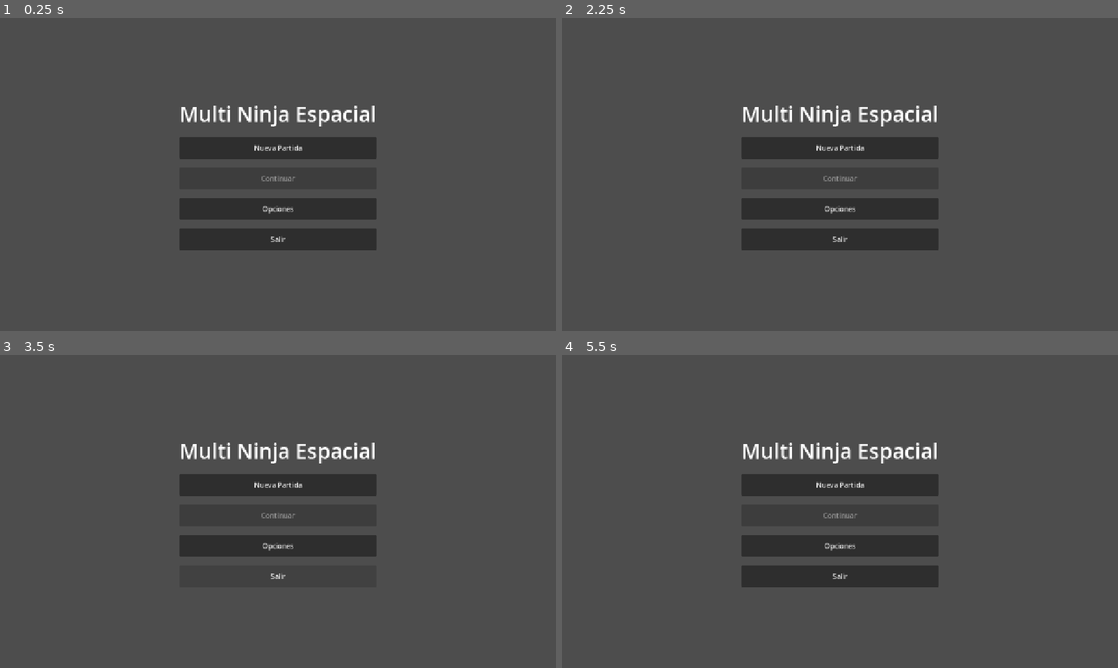
Above: before the commit, frames 1-4 (two rows, left to right).
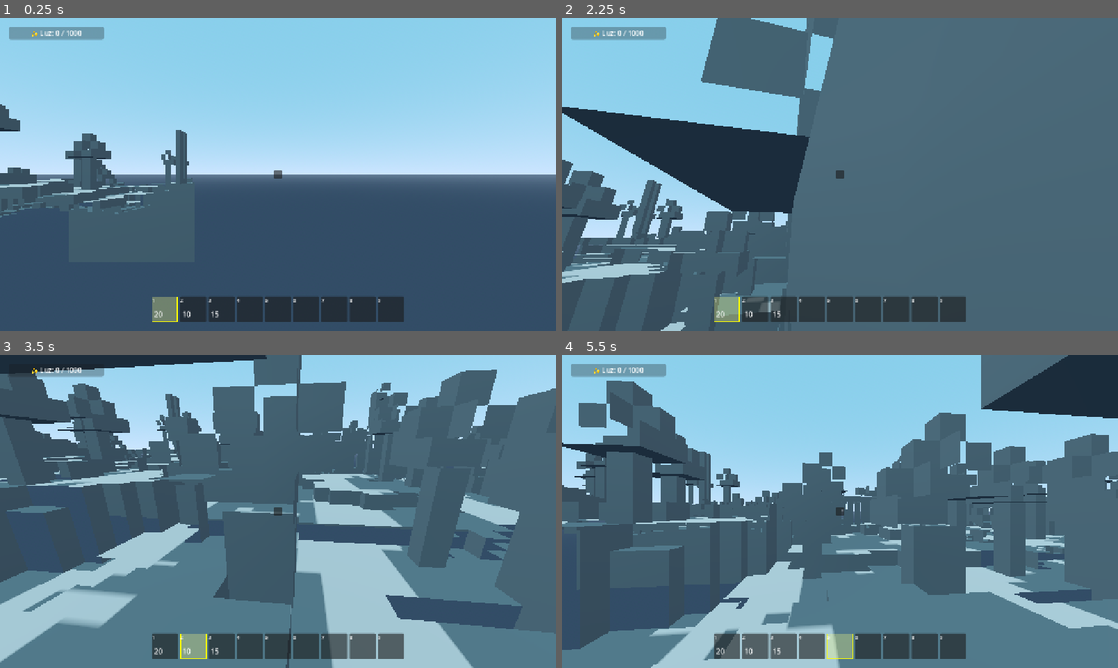
Above: after the commit, the same moments.

Repository: carlosalemania/Multininjaespacia
Game: Godot game, scene res://scenes/game/GameWorld.tscn
Same seed, same stepped clock (60 frames per second), same inputs: the game is played once before the commit and once after it. Before the commit the project starts from res://scenes/main/Main.tscn.
Inputs (mouse positions are in pixels of both pictures, inside the frame that each line leads up to):
- Up to frame 1 (0.25 s): no input
- Up to frame 2 (2.25 s): tap Enter at 0.5 s; move the mouse to (962, 158) at 0.52 s; hold D (move_right) 0.53-1.28 s; hold Right mouse button (break_block) 0.53-1.28 s; tap Space (jump) at 0.77, 1.52 s; move the mouse to (728, 190) at 1.27 s; hold S (move_backward) 1.28-2.03 s; click (728, 190) at 1.35 s; move the mouse to (895, 105) at 2.02 s; hold D (move_right) from 2.03 s (still down); tap 1 at 2.1 s
- Up to frame 3 (3.5 s): move the mouse to (250, 574) at 2.77 s; release D (move_right) at 2.78 s; hold W (move_forward) from 2.78 s (still down); tap 2 at 2.85 s; tap Space (jump) at 3.02 s
- Up to frame 4 (5.5 s): move the mouse to (1006, 558) at 3.52 s; release W (move_forward) at 3.53 s; hold A (move_left) 3.53-5.03 s; tap 3 at 3.6 s; tap Space (jump) at 3.77, 4.52 s; move the mouse to (673, 464) at 4.27 s; tap 4 at 4.35 s; move the mouse to (867, 511) at 5.02 s; hold S (move_backward) from 5.03 s (still down); tap 5 at 5.1 s

The runs differ from the first frame. In frame 1, 98% of the frame differs, in the area x 0-100%, y 0-100%; in frame 2, 94%; in frame 3, 90%; in frame 4, 91%.

Commit message:
🐛 Fix: Cambiar escena principal a GameWorld.tscn
Corrige problema de pantalla gris al ejecutar el juego.

Main.tscn estaba vacío, todo el contenido del juego está en
GameWorld.tscn que incluye:
- ChunkManager y generación de terreno
- Player con cámara
- DayNightCycle
- UI (HUD, PauseMenu)
- Luces y WorldEnvironment

🤖 Generated with [Claude Code](https://claude.com/claude-code)

Co-Authored-By: Claude <noreply@anthropic.com>

Diff:
--- a/project.godot
+++ b/project.godot
@@ -11,7 +11,7 @@
 [application]
 
 config/name="Multi Ninja Espacial"
-run/main_scene="res://scenes/main/Main.tscn"
+run/main_scene="res://scenes/game/GameWorld.tscn"
 config/features=PackedStringArray("4.5", "GL Compatibility")
 config/icon="res://icon.svg"
 
